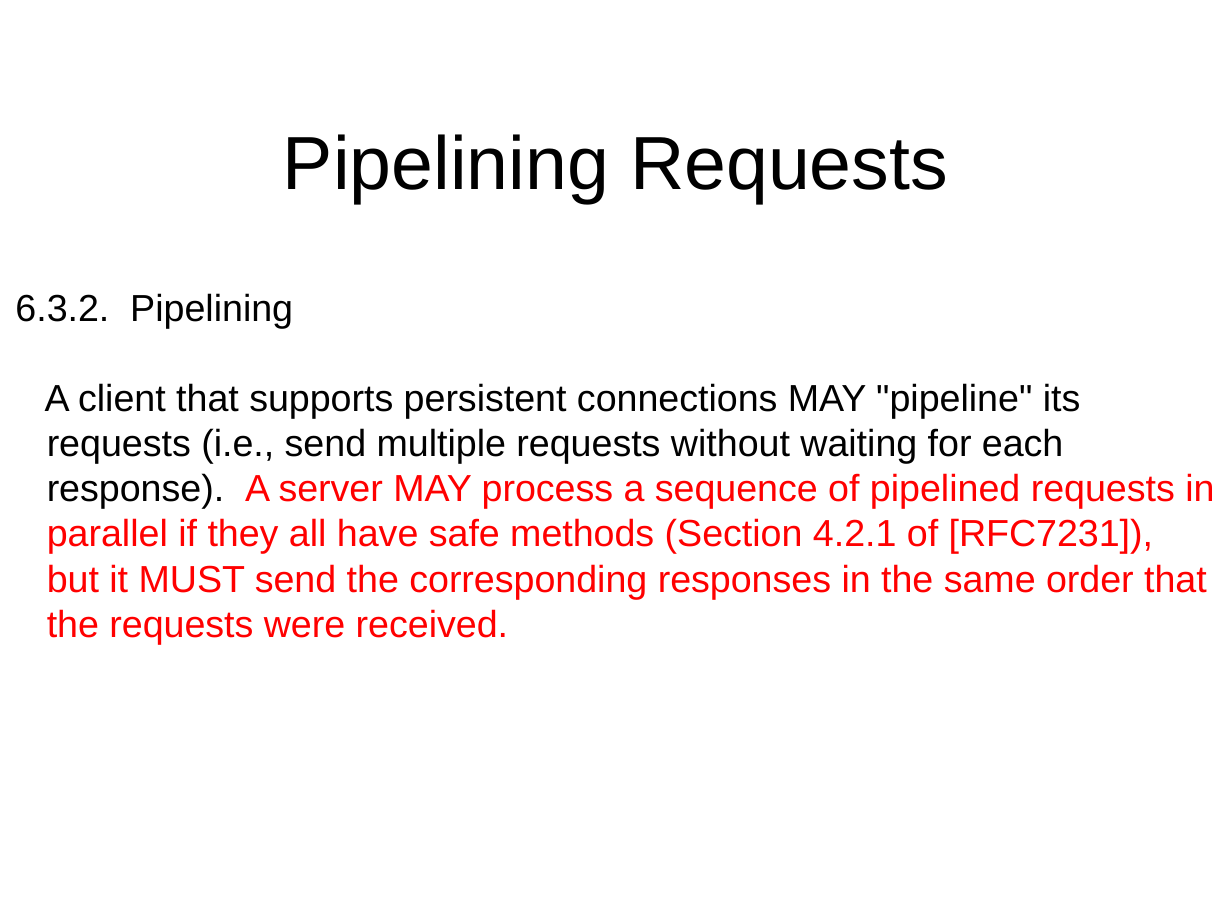
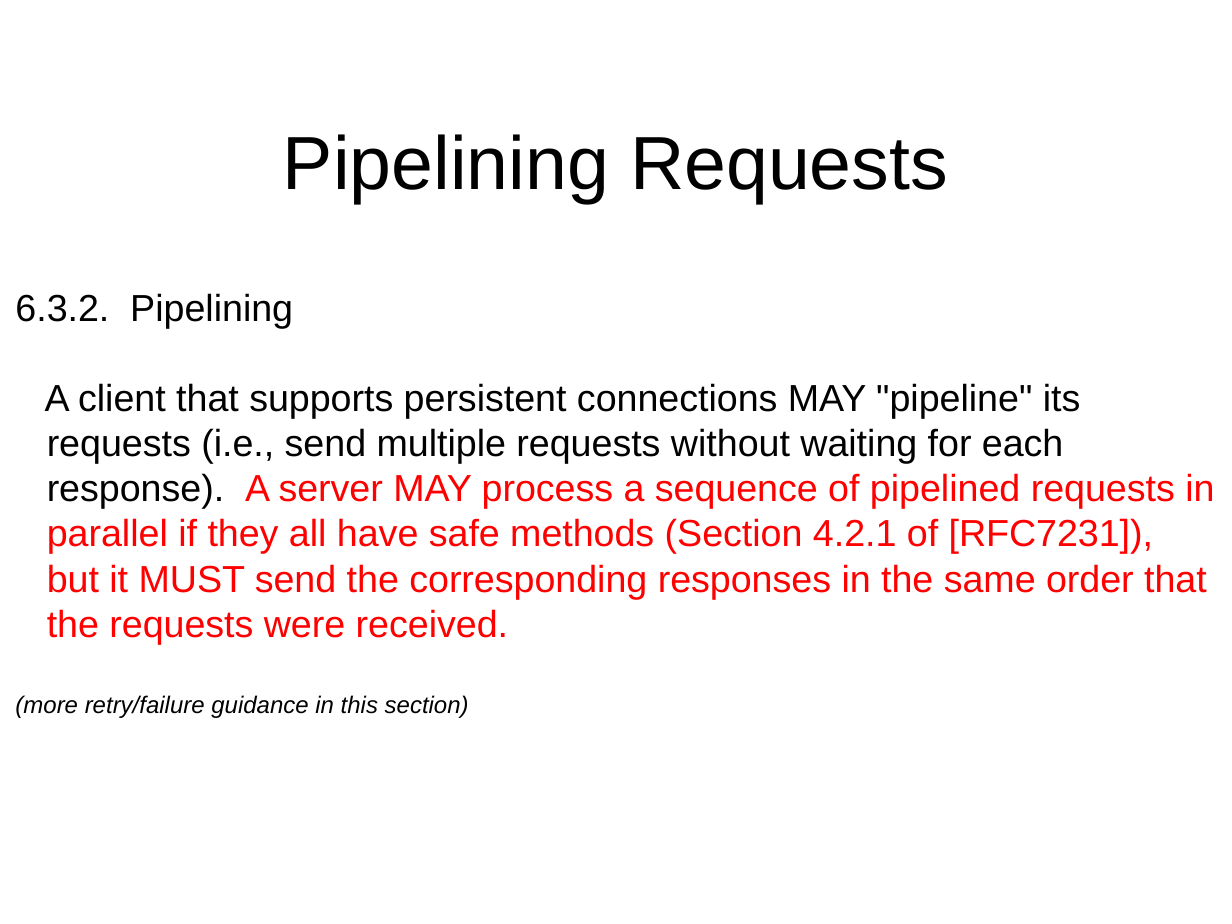
Before and after one commit to phonedude/cs531-f18, a slide deck: slide 10 of slides/week-05-long-lived-connections-pipelines.ppt. Drawn at 1232x924 pixels with LibreOffice and Linux fonts; fonts in the diff are those of the drawing. Boxes give left, top, right and bottom in pixels: in the first picture for what was removed or moved away, otherwise in the second. Text is boxed around its words. In the diff, an @@ line names an element or a change of style, - is before the commit and + after.

```diff
--- a/slides/week-05-long-lived-connections-pipelines.ppt
+++ b/slides/week-05-long-lived-connections-pipelines.ppt
@@ text at bbox=[15, 695, 469, 718]: paragraph added @@
+(more retry/failure guidance in this section)
```
Also in this commit, not shown: 3 other slides changed.
